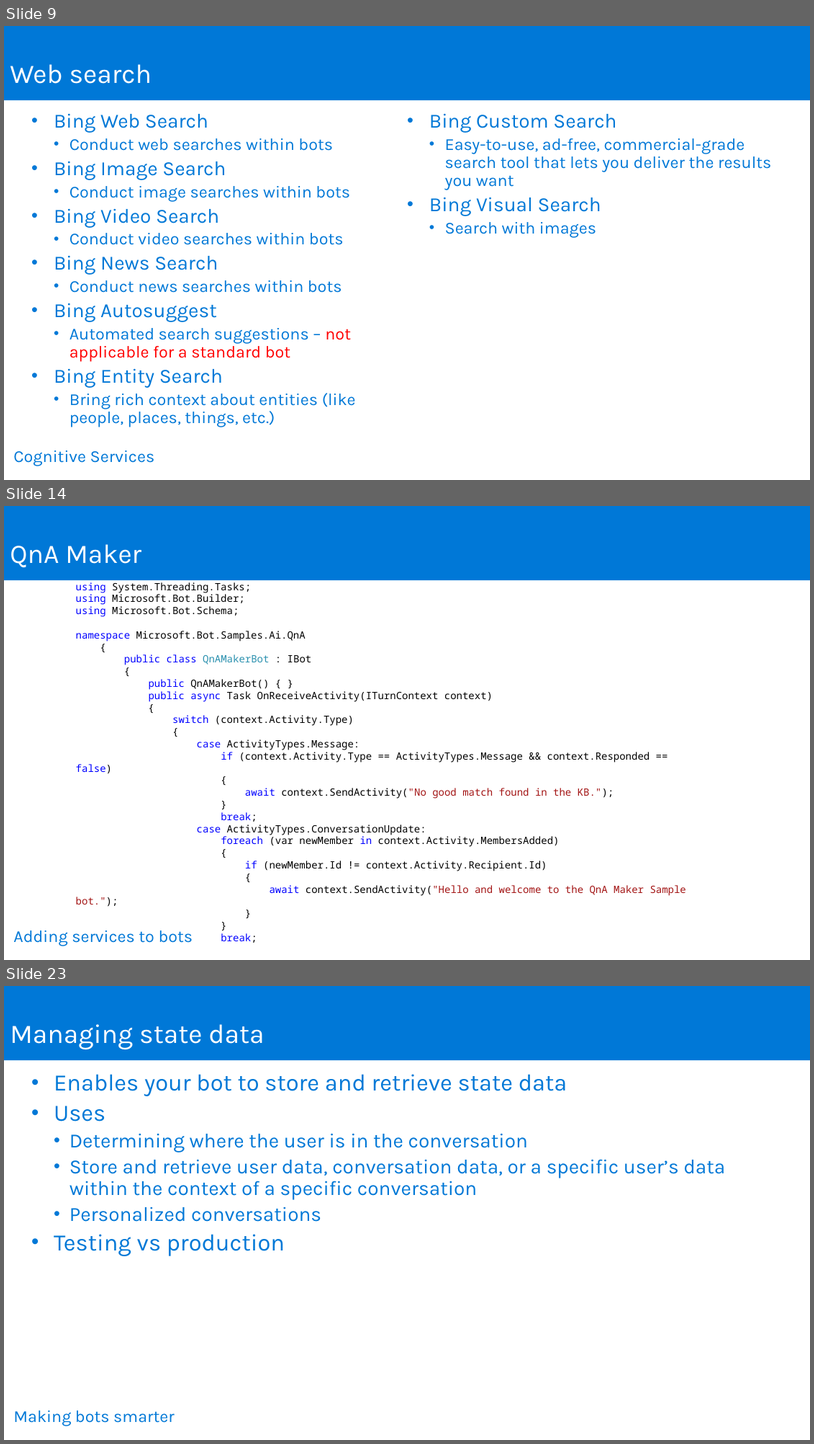
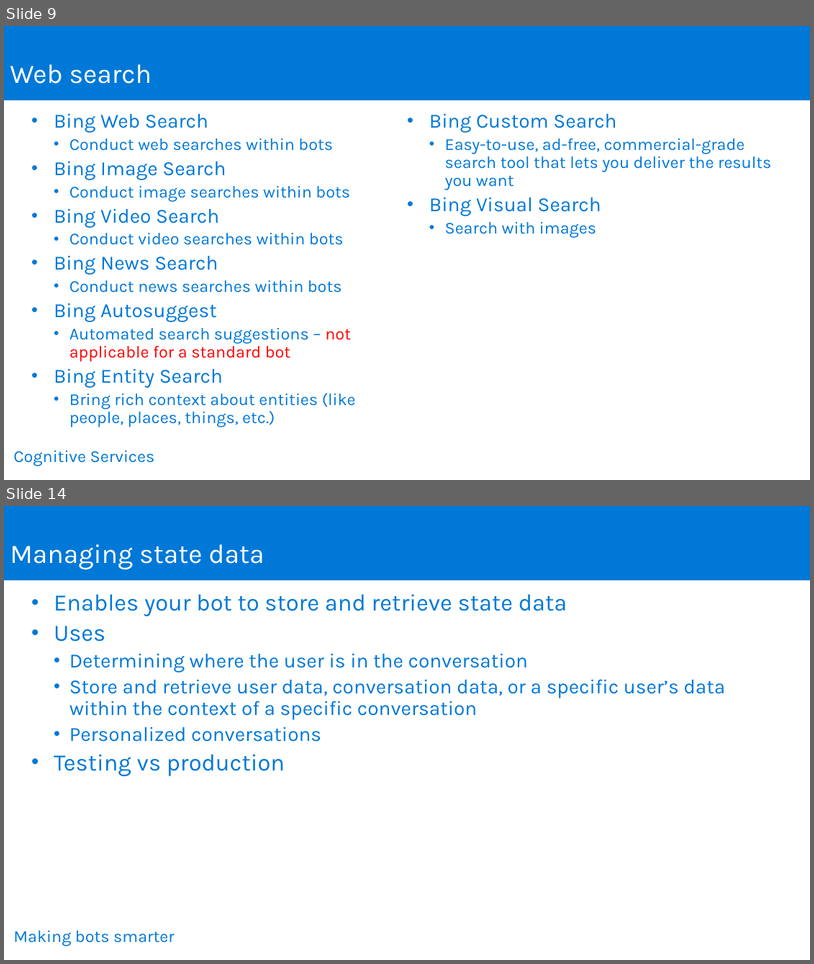
Before and after one commit to joeax/LearnAI-DesigningandArchitectingIntelligentAgents, a slide deck: 05-cognitive_services/resources/slides/IntelligentAgent_05_CognitiveServices_Instructor.pptx. Shown one above the other, each under a label of ours: slides 9, 14 and 23 before the commit, slides 9 and 14 after it; the slides between them are not shown. The pictures are 814x1444 and 814x964 pixels, drawn with LibreOffice and Linux fonts; fonts in the diff are those of the drawing; background and template pictures are left out. Boxes give left, top, right and bottom in pixels: in the first picture for what was removed or moved away, otherwise in the second. Text is boxed around its words. In the diff, an @@ line names an element or a change of style, - is before the commit and + after.

```diff
--- a/05-cognitive_services/resources/slides/IntelligentAgent_05_CognitiveServices_Instructor.pptx
+++ b/05-cognitive_services/resources/slides/IntelligentAgent_05_CognitiveServices_Instructor.pptx
@@ slide 14 removed at (4, 506, 810, 960), background #FFFFFF @@
@@ rectangle removed at (4, 506, 810, 580) @@
-QnA Maker
@@ text removed at (76, 582, 687, 906) @@
-using System.Threading.Tasks;
-using Microsoft.Bot.Builder;
-using Microsoft.Bot.Schema;
-namespace Microsoft.Bot.Samples.Ai.QnA
-{
-public class QnAMakerBot : IBot
-{
-public QnAMakerBot() { }
-public async Task OnReceiveActivity(ITurnContext context)
-{
-switch (context.Activity.Type)
-{
-case ActivityTypes.Message:
-if (context.Activity.Type == ActivityTypes.Message && context.Responded == false)
-{
-await context.SendActivity("No good match found in the KB.");
-}
-break;
-case ActivityTypes.ConversationUpdate:
-foreach (var newMember in context.Activity.MembersAdded)
-{
-if (newMember.Id != context.Activity.Recipient.Id)
-{
-await context.SendActivity("Hello and welcome to the QnA Maker Sample bot.");
-}
-}
-break;
@@ text removed at (13, 930, 193, 945) @@
-Adding services to bots
@@ what was slide 23 is now slide 14 @@
```
Also in this commit, not shown: 9 slides changed, 1 slide added, 8 other slides removed, 2 other files.
